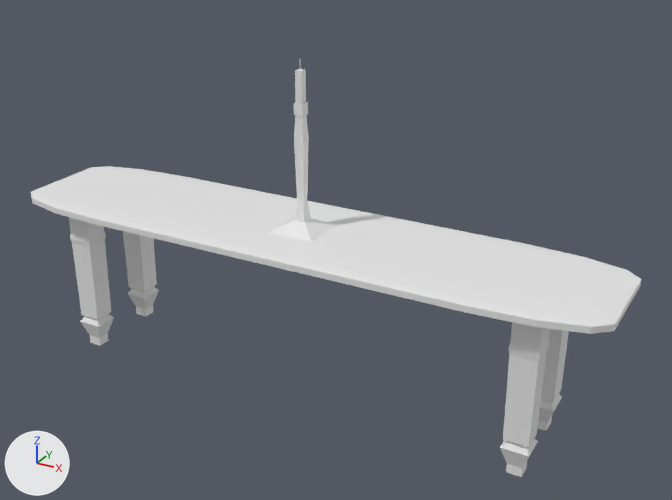
One commit to the Blender file Die Trying/Assets/Model/Mystic Mansion/Objects/Table.blend: the scene before it, then after it.
Before and after are seen from a camera (50 mm lens) standing at (23.3, -38.8, 18.9) and looking at (1.9, 0.2, -0.6). Every picture has the same lights, and +X, +Y and +Z are marked at lower left.

Script lines for the objects in view, before the commit:
```python
me_cube_001 = bpy.data.meshes.new('Cube.001')
me_cube_001.from_pydata(...)  # 304 vertices, 298 faces; spans x -2.3..2.3, y -1.5..1.5, z -15.1..0.4
me_cube_003 = bpy.data.meshes.new('Cube.003')
me_cube_003.from_pydata(...)  # 52 vertices, 50 faces; spans x -1.95..1.95, y -1.95..1.95, z -1.0..12.18
ob_cube = bpy.data.objects.new('Cube', me_cube_001)
ob_cube.location = (0.0, 0.0, 0.0)
ob_cube.scale = (7.48, 2.68, 0.591)
ob_cube_001 = bpy.data.objects.new('Cube.001', me_cube_003)
ob_cube_001.location = (0.0, 0.0, 0.94)
ob_cube_001.scale = (0.675, 0.675, 0.675)
```
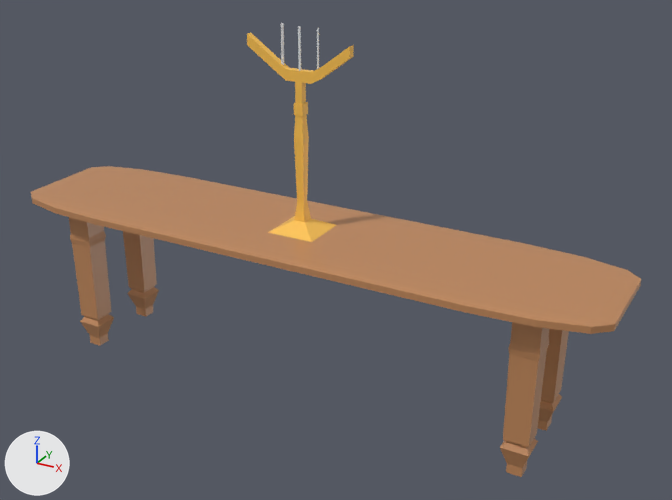
Pixel boxes [x1, y1, x2, y2] of what changed, in the pictures (672 x 500 px):
```json
{"object": "Cube", "change": "recoloured, surface changed", "before": [31, 166, 642, 477], "after": [31, 166, 642, 477], "on screen": "white to orange"}
{"object": "Cube.001", "change": "reshaped", "before": [268, 59, 336, 242], "after": [247, 23, 354, 242], "on screen": "57% wider, 20% taller"}
{"part": 2, "of": "me_cube_003", "change": "built on", "before": [295, 70, 306, 104], "after": [247, 23, 354, 104]}
{"part": 3, "of": "me_cube_003", "change": "recoloured", "before": [268, 59, 336, 242], "after": [268, 59, 336, 242], "on screen": "white to orange"}
```

Scene script edits in JSON lines:
```json
{"op": "add", "block": "img_pallete_png", "code": ["img_pallete_png = load_image('Pallete.png', 'Pallete.png', 8, 8, 'sRGB')"]}
{"op": "add", "block": "mat_material", "code": ["mat_material = principled_material('Material')", "mat_material.texture = img_pallete_png", "mat_material.roughness = 0.4"]}
{"block": "me_cube_001", "where": "me_cube_001.from_pydata(...)  # 304 vertices, 298 faces; spans x -2.3..2.3, y -1.5..1.5, z -15.1..0.4"}
{"block": "me_cube_001", "where": "# used by ob_cube; location = (0.0, 0.0, 0.0); scale = (7.48, 2.68, 0.591)"}
{"block": "me_cube_001", "change": "me_cube_001 part 1: texture (UV) coordinates of 298 of 298 faces, centred in x -2.3..2.3, y -1.5..1.5, z -15.1..0.4, changed; they spanned u 0.12..0.85, v 0.0..1.0 and now span u 0.44..0.44, v 0.46..0.46"}
{"op": "add", "block": "me_cube_001", "code": "me_cube_001.materials.append(mat_material)  # picture img_pallete_png"}
{"block": "me_cube_003", "where": "# used by ob_cube_001; location = (0.0, 0.0, 0.94); scale = (0.675, 0.675, 0.675)"}
{"op": "remove", "block": "me_cube_003", "code": "me_cube_003.from_pydata(...)  # 52 vertices, 50 faces; spans x -1.95..1.95, y -1.95..1.95, z -1.0..12.18"}
{"op": "add", "block": "me_cube_003", "code": "me_cube_003.from_pydata(...)  # 124 vertices, 122 faces; spans x -4.34..4.19, y -1.95..1.95, z -1.0..14.65"}
{"block": "me_cube_003", "change": "me_cube_003 part 2"}
{"block": "me_cube_003", "change": "4 faces are deleted"}
{"block": "me_cube_003", "change": "8 vertices move from x -0.03..0.03, y -0.03..0.03, z 11.4..12.18 to x -0.08..0.06, y -0.09..0.04, z 11.37..14.51"}
{"block": "me_cube_003", "change": "62 vertices are added at x -4.34..4.19, y -0.28..0.28, z 10.56..14.65"}
{"block": "me_cube_003", "change": "10 new vertices lie (0.0, 0.12, 0.0) away from vertices in x -1.56..1.52, y -0.06..-0.03, z 11.5..14.54"}
{"block": "me_cube_003", "change": "76 new faces join them"}
{"block": "me_cube_003", "change": "me_cube_003 part 3: 46 faces spanning x -1.95..1.95, y -1.95..1.95, z -1.0..14.51 switch from no material to mat_material (picture img_pallete_png)"}
```
